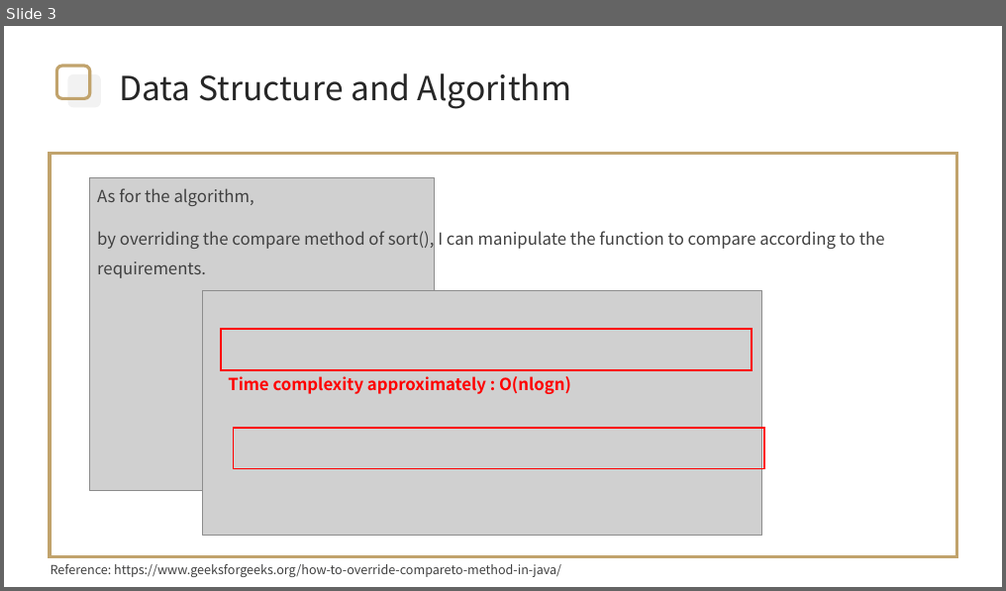
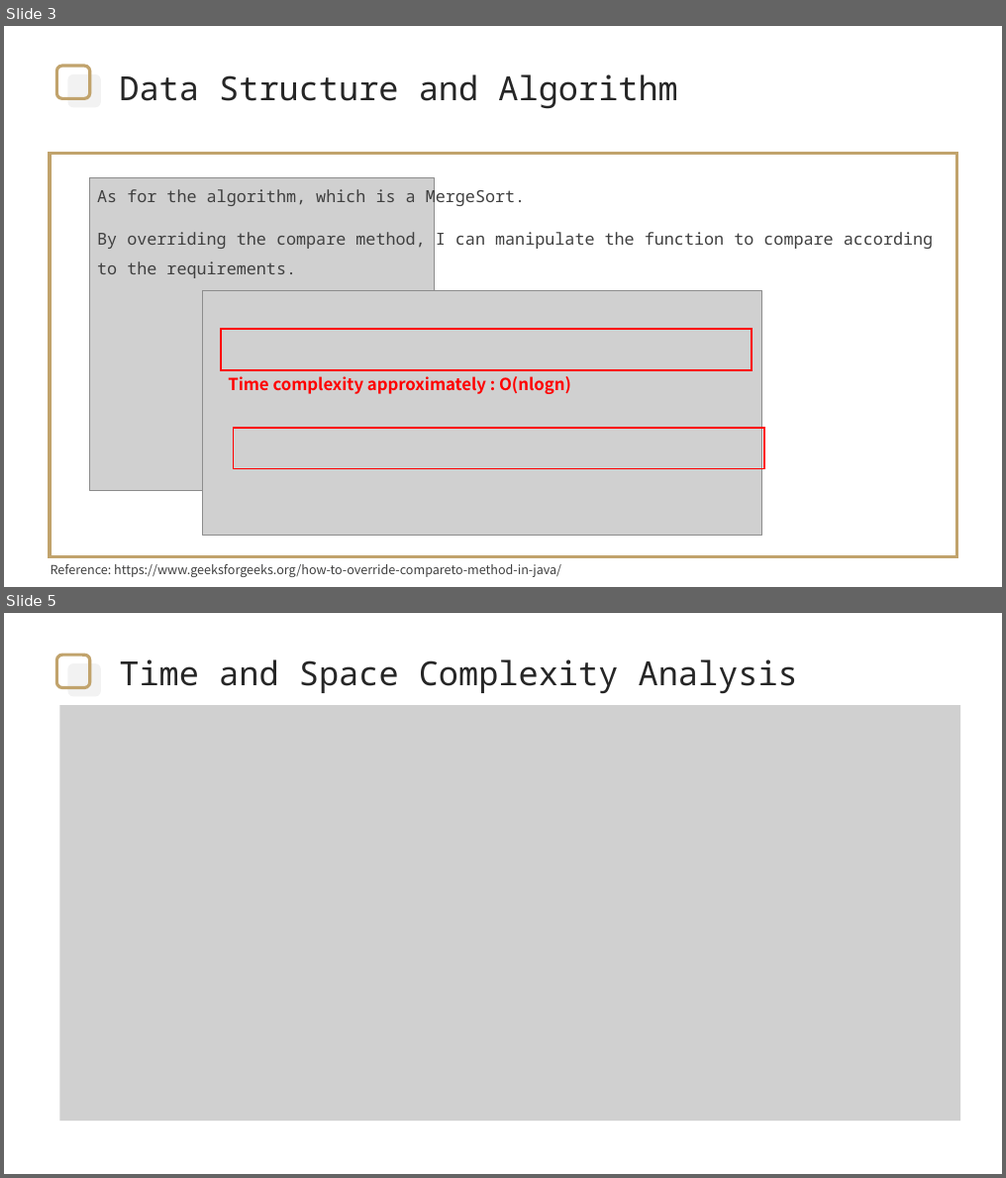
Before and after one commit to ward311/ITR, a slide deck: M104020014周紘樟_ITR_HW2.pptx. Shown one above the other, each under a label of ours: slide 3 before the commit, slides 3 and 5 after it; the slides between them are not shown. The pictures are 1006x591 and 1006x1178 pixels, drawn with LibreOffice and Linux fonts; fonts in the diff are those of the drawing; grey boxes stand for pictures; background and template pictures are left out. Boxes give left, top, right and bottom in pixels: in the first picture for what was removed or moved away, otherwise in the second. Text is boxed around its words. In the diff, an @@ line names an element or a change of style, - is before the commit and + after.

```diff
--- a/M104020014周紘樟_ITR_HW2.pptx
+++ b/M104020014周紘樟_ITR_HW2.pptx
@@ slide 5 added at box(4, 613, 1002, 1174), background picture (left out) @@
@@ rounded rectangle added at box(57, 655, 90, 688), outline #C1A36C 3 pt @@
@@ rounded rectangle added at box(67, 663, 101, 697), fill #F2F2F2 @@
@@ text added at box(119, 660, 798, 694), 32 pt, text #262626 @@
+Time and Space Complexity Analysis
@@ picture added at box(60, 705, 960, 1121) @@
@@ slide 3 changed as well @@
@@ text "Data Structure and Algorithm" at box(119, 75, 677, 109): font Noto Sans CJK SC to Noto Sans Mono @@
@@ text at box(97, 186, 933, 278): text changed; font Noto Sans CJK SC to Noto Sans Mono @@
-As for the algorithm,
-by overriding the compare method of sort(), I can manipulate the function to compare according to the requirements.
+As for the algorithm, which is a MergeSort.
+By overriding the compare method, I can manipulate the function to compare according to the requirements.
```
Also in this commit, not shown: 3 other slides changed, 2 other files.
